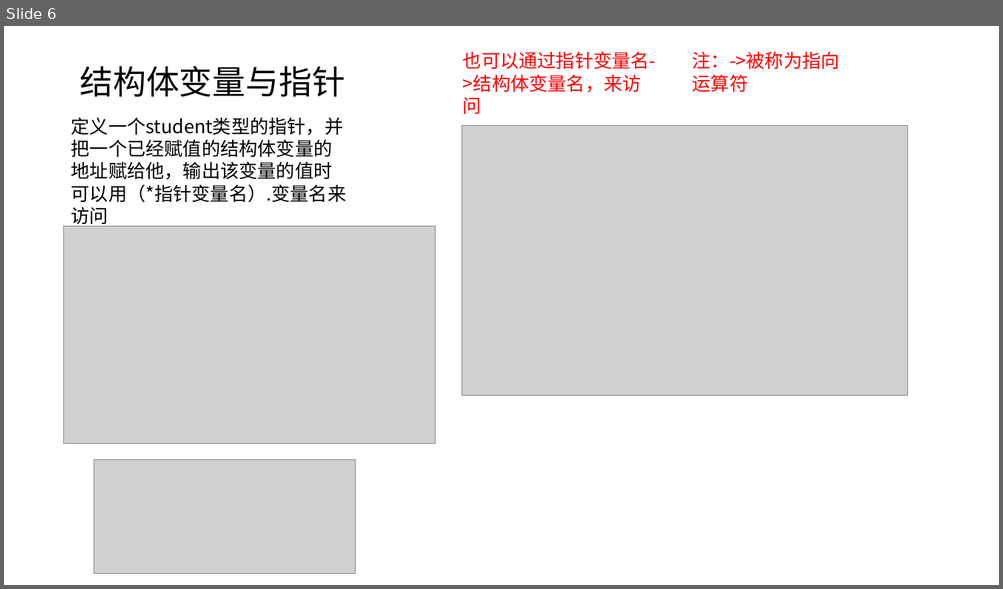
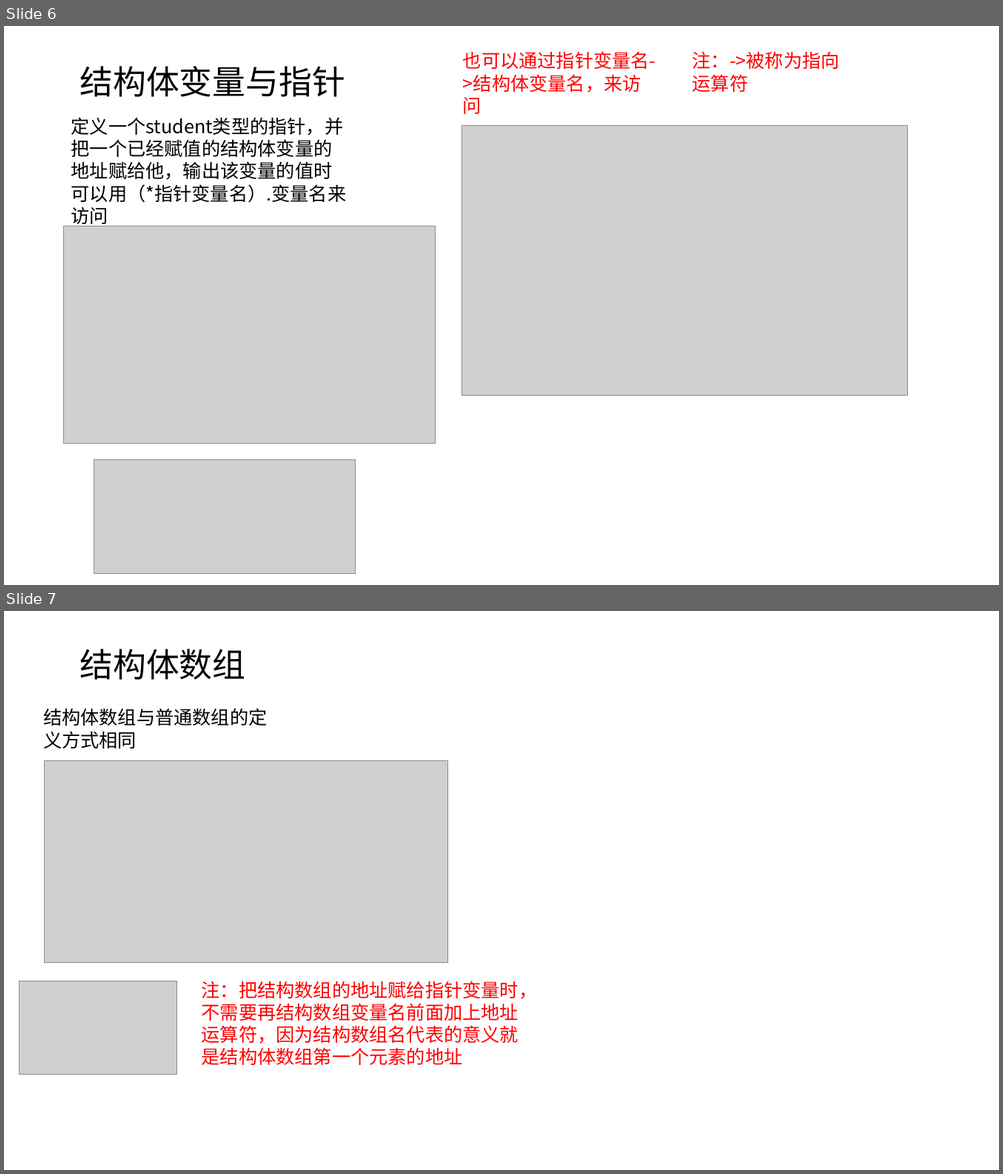
Before and after one commit to SSPUlearningteam1/ClanguagelearningPPT, a slide deck: 20181019-20181026-张雁君.pptx. Shown one above the other, each under a label of ours: slide 6 before the commit, slides 6 and 7 after it. The pictures are 1003x589 and 1003x1174 pixels, drawn with LibreOffice and Linux fonts; fonts in the diff are those of the drawing; grey boxes stand for pictures. Boxes give left, top, right and bottom in pixels: in the first picture for what was removed or moved away, otherwise in the second. Text is boxed around its words. In the diff, an @@ line names an element or a change of style, - is before the commit and + after.

```diff
--- a/20181019-20181026-张雁君.pptx
+++ b/20181019-20181026-张雁君.pptx
@@ slide 7 added at bbox=[4, 611, 999, 1170], background #FFFFFF @@
@@ title added at bbox=[79, 649, 245, 680], 32 pt, text #000000 @@
+结构体数组
@@ text added at bbox=[43, 708, 267, 749], 18 pt, text #000000 @@
+结构体数组与普通数组的定义方式相同
@@ picture added at bbox=[44, 761, 448, 963] @@
@@ picture added at bbox=[19, 982, 176, 1075] @@
@@ text added at bbox=[202, 981, 538, 1065], 18 pt, text #FF0000 @@
+注：把结构数组的地址赋给指针变量时，不需要再结构数组变量名前面加上地址运算符，因为结构数组名代表的意义就是结构体数组第一个元素的地址
```
Also in this commit, not shown: 2 other slides added.
